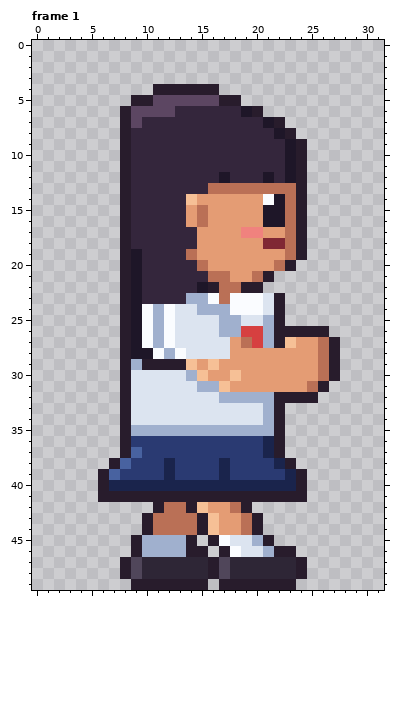
A pixel-art file gets an edit: ArtSource/Student/girl_push.aseprite. Above is the file before it was changed.
32x50 pixels, 2 frames. Colours within 5 levels of each other are drawn and written as one. Shown: frame 1. The commit also changed other frames, which this record leaves out.
After:
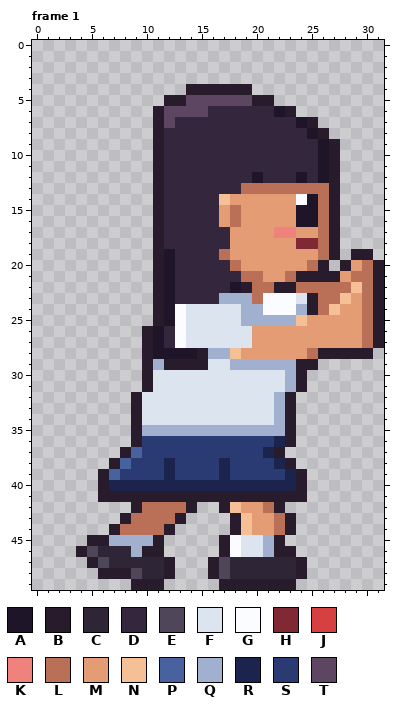
Palette (. is transparent): A #1e1628  B #281c2c  C #2e2636  D #34263c  E #50465a  F #dce4f0  G #fafcff  H #802834  J #d64040  K #f0827e  L #ba7056  M #e49c74  N #f6c096  P #4862a0  Q #a0b0ce  R #1a244c  S #2a3a72  T #5c4662
What changed:
Changed rows in their new state; - is an unchanged pixel.
Frame 1:
first column x 8:
 4 ---...---BBB------------
 5 -...BB---TTTBB----------
 6 ...B-TTT---DDDAB--------
 7 ...BT--------DDDAB------
 8 ...B----------DDDAB-----
 9 ...B-----------DDDAB----
10 ...B-----------DDDAB----
11 ...B-----------DDDAB----
12 ...B-----D--AD-DADAB----
13 ...B----DDD-----LLLB----
14 ...B--DDDN---MMMGALB----
15 ...B--DDD-L--MMMAALB----
16 ...B--DDD-L--MMMAALB----
17 ...B---DDD-MM-KKMMLB----
18 ...B---DDD---MMMHHLB----
19 ...BA-DDDL-----MMMLB-BB-
20 ...BA--DDDL---MMMLB-BMLB
21 ...BA---DDDL-MMLBBBBMLLB
22 ...BA--DDDA-LLBBLLLLLNLB
23 ...BA-DDDQQQLGGGFBLLNMLB
24 ...BAG-FFFFQQGGGQBLNMMLB
25 ...BAG---FFQQ-QQNMMMMMLB
26 ..BADG---FFFMMMMMMMMMMLB
27 ..BADG----FFMMMM--MMMMLB
28 ..BAAAABQQN------LB-BBB-
29 ..-Q--BBFFQQQQQQBB..----
30 ..B---FFFFFFFFFQB...----
31 ..B----FFFFFFFFQB..-----
32 .B-------FFFFFQ-..------
33 .B-----------FQB--------
34 .B-----------FQB--------
35 .B------------QB--------
36 .B-----------SRB--------
first column x 4:
42 -----BLL---..BNMMLB-
43 ----BLL--B....BNMMLB
44 ---BLLL-B.....BNMMLB
45 -BBQQQ-B...-.BG-FQB-
46 BECCCQBB....--------
47 -BECCC--B...--------
48 --BB----B...--------
49 --------....--------
